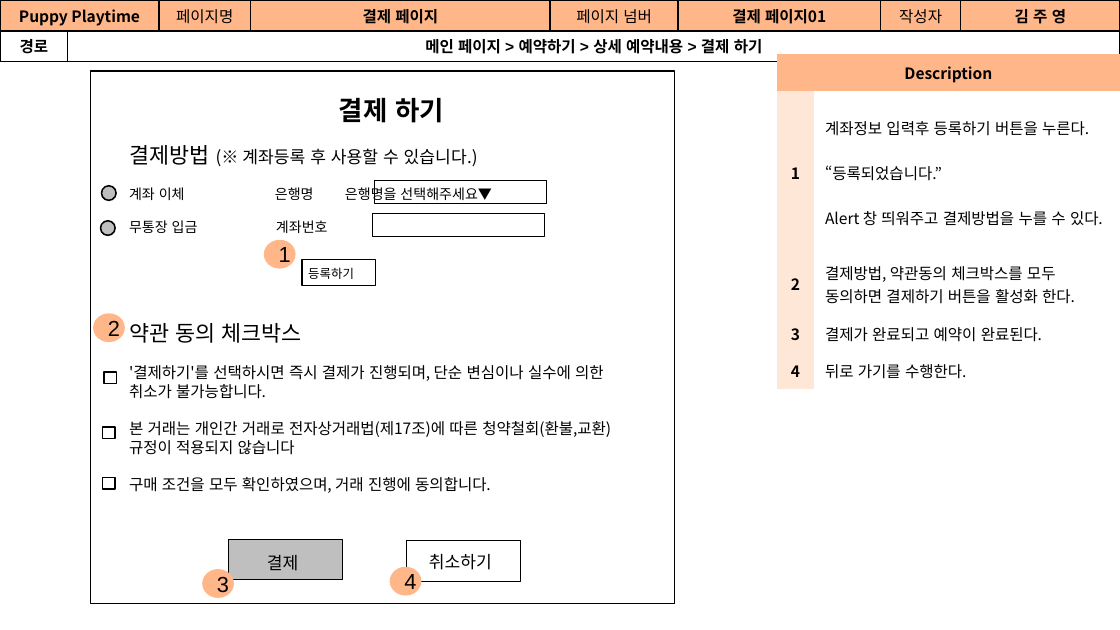
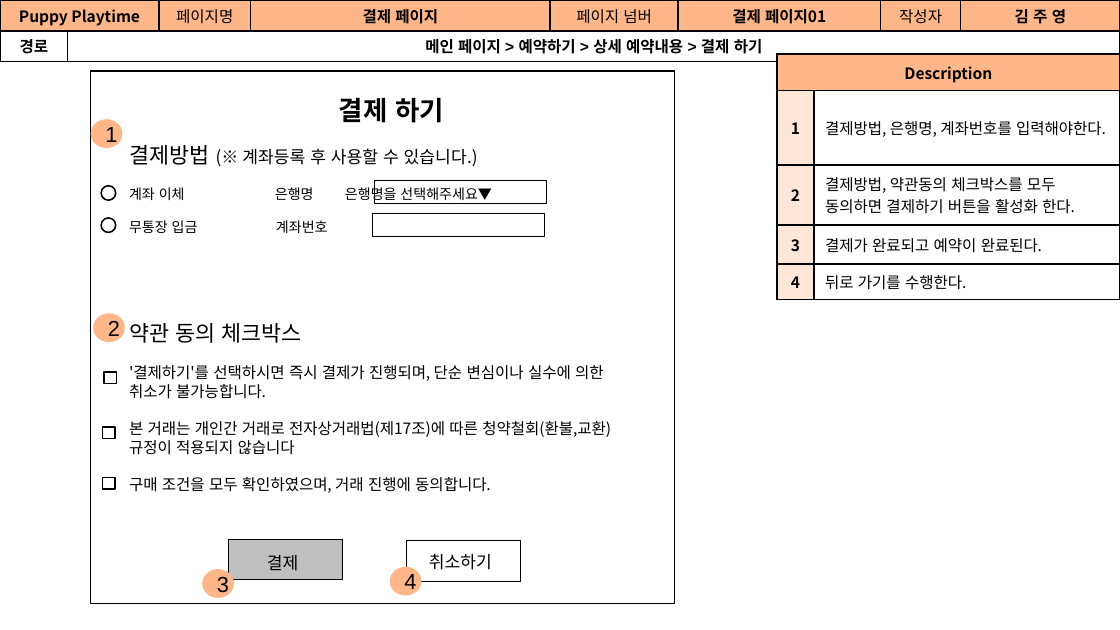
Before and after one commit to Jogging-Kim-Chaebak/PuppyPlaytime, a slide deck: slide 39 of 프로젝트 산출물/9. 스토리보드/Puppy Playtime 사용자 스토리보드.pptx (slide 34 before the commit). Drawn at 1120x630 pixels with LibreOffice and Linux fonts; fonts in the diff are those of the drawing. Boxes give left, top, right and bottom in pixels: in the first picture for what was removed or moved away, otherwise in the second. Text is boxed around its words. In the diff, an @@ line names an element or a change of style, - is before the commit and + after.

```diff
--- a/프로젝트 산출물/9. 스토리보드/Puppy Playtime 사용자 스토리보드.pptx
+++ b/프로젝트 산출물/9. 스토리보드/Puppy Playtime 사용자 스토리보드.pptx
@@ table at (x1=776, y1=54, x2=1119, y2=299) @@
-row 2, column 2: 계좌정보 입력후 등록하기 버튼을 누른다. / “등록되었습니다.” / Alert 창 띄워주고 결제방법을 누를 수 있다.
+row 2, column 2: 결제방법, 은행명, 계좌번호를 입력해야한다.
@@ borders changed @@
@@ ellipse "1" moved from (x1=265, y1=241, x2=295, y2=267) to (x1=92, y1=121, x2=121, y2=147) @@
@@ ellipse at (x1=101, y1=186, x2=115, y2=200): fill #BFBFBF to #FFFFFF @@
@@ ellipse at (x1=101, y1=217, x2=115, y2=232): fill #BFBFBF to #FFFFFF @@
@@ ellipse moved from (x1=101, y1=221, x2=115, y2=235) to (x1=101, y1=217, x2=115, y2=232) @@
@@ rectangle removed at (x1=302, y1=260, x2=376, y2=286) @@
@@ text removed at (x1=308, y1=267, x2=354, y2=279) @@
-등록하기
```
Also in this commit, not shown: 14 other slides changed, 9 slides added, 1 slide removed, 1 other file.
